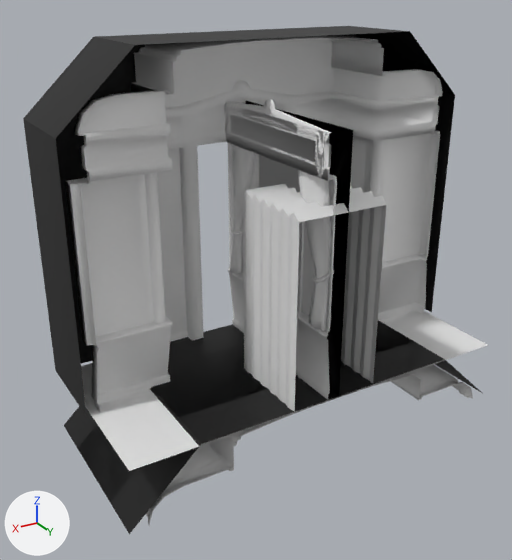
What one commit did to the FBX model Assets/5_Environment/TrainSegments/Meshes/SM_TrainSegments.fbx.
The view is the same before and after, from a camera (50 mm lens) standing at (3.91, 5.94, 4.01) and looking at (0.33, -0.04, 1.02). The axes (+X, +Y, +Z) are drawn at lower left. The lights are the same throughout. The first picture is the older version. Where no turn or scale is listed for an object, it has been applied to the vertices.

Script lines for the objects in view, before the commit:
```python
me_sm_trainfloor_001 = bpy.data.meshes.new('SM_TrainFloor.001')
me_sm_trainfloor_001.from_pydata([(-2.25, -1.0, 0.0), (2.25, -1.0, 0.0), (-2.25, 1.0, 0.0), (2.25, 1.0, 0.0)], [], [(0, 1, 3, 2)])
me_sm_trainwagonconnection_001 = bpy.data.meshes.new('SM_TrainWagonConnection.001')
me_sm_trainwagonconnection_001.from_pydata(...)  # 78 vertices, 72 faces; spans x -0.52..0.52, y 0.0..1.0, z 0.0..2.07
me_sm_trainwallfull_001 = bpy.data.meshes.new('SM_TrainWallFull.001')
me_sm_trainwallfull_001.from_pydata(...)  # 134 vertices, 216 faces; spans x -0.05..0.21, y -1.0..1.0, z 0.0..2.76
# faces by material slot: [2, 214]
me_sm_trainwallfull_001.materials.append(mat_m_shadowcaster)  # black #000000
me_sm_trainwallfull_001.materials.append(mat_m_trainceilingswalls)  # white #e7e7e7
ob_sm_trainfloor = bpy.data.objects.new('SM_TrainFloor', me_sm_trainfloor_001)
ob_sm_trainfloor.location = (0.0, 0.0, 0.0)
ob_sm_trainwagonconnection = bpy.data.objects.new('SM_TrainWagonConnection', me_sm_trainwagonconnection_001)
ob_sm_trainwagonconnection.location = (0.0, 0.0, 0.0)
ob_sm_trainwallfull = bpy.data.objects.new('SM_TrainWallFull', me_sm_trainwallfull_001)
ob_sm_trainwallfull.location = (0.0, 0.0, 0.0)
# also in view: 'SM_TrainCeilingHalf' at (0.0, 0.0, -0.34); 'SM_TrainCap' at (0.0, -0.52, 1.73); 'SM_TrainWallHalf' at (0.08, 0.0, 1.38); 'SM_TrainCeilingFull' at (0.0, 0.0, -0.34); 'SM_TrainWallWindow' at (0.08, 0.0, 1.45)
```
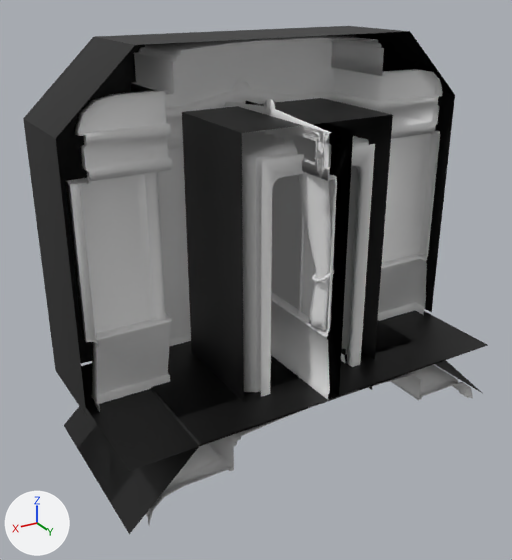
The change in detail:
Material 'M-TrainGangwayDoor' (mat_m_traingangwaydoor) is new.
Its base color is (0.8, 0.8, 0.8) (white #e7e7e7).
me_sm_trainfloor_001 has 4 vertices, 1 face and spans x -2.25..2.25, y -1.0..1.0, z 0.0.
me_sm_trainfloor_001 gains material mat_m_shadowcaster (black #000000).
Mesh me_sm_traingangway_001 is new.
It has 933 vertices, 1652 faces and spans x -0.85..0.85, y -0.6..0.6, z -0.39..2.76.
Faces by material slot: [8, 1644].
It uses material mat_m_shadowcaster (black #000000).
It uses material mat_m_traingangwaydoor (white #e7e7e7).
Object 'SM_TrainWagonConnection' (ob_sm_trainwagonconnection) is deleted.
Object 'SM_TrainGangway' (ob_sm_traingangway) is new; it shows me_sm_traingangway_001.
Its location is (0.0, 0.0, 0.0).

What differs and where, as boxes [x1, y1, x2, y2] in the pictures (512 x 560 px):
'SM_TrainGangway', added
    after: [182, 98, 393, 402]
    faces in mat_m_shadowcaster (black #000000): [182, 98, 393, 402]
    faces in mat_m_traingangwaydoor (white #e7e7e7): [242, 131, 375, 397]
'SM_TrainWagonConnection', deleted
    before: [243, 184, 386, 413]
'SM_TrainFloor', recoloured
    both: [81, 310, 488, 471]
